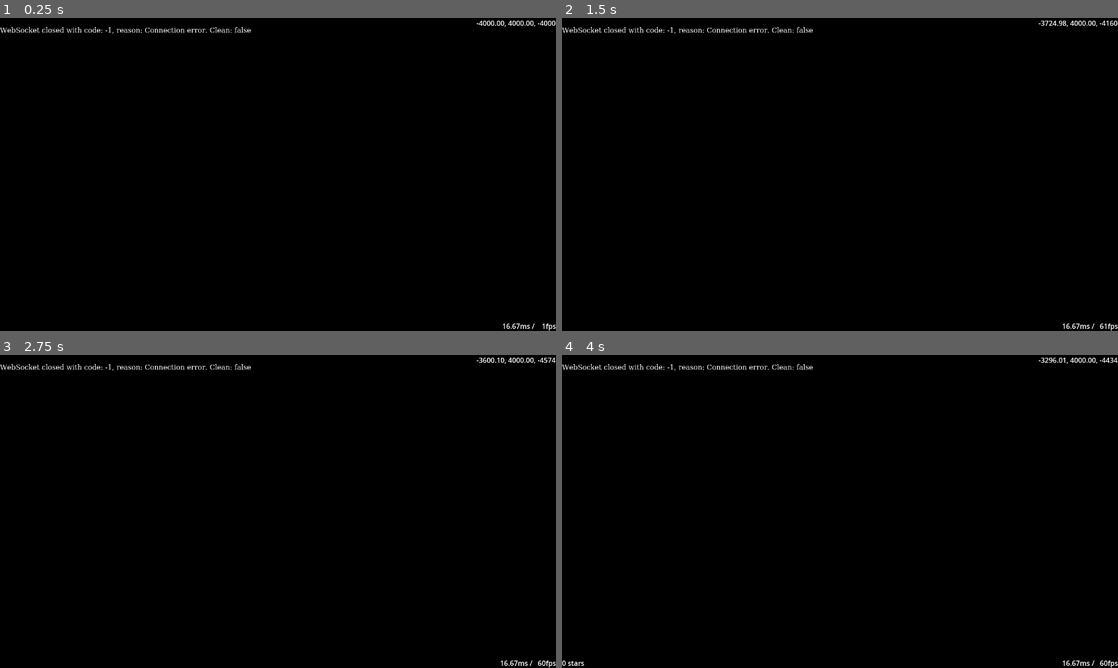
Above: before the commit, frames 1-4 (two rows, left to right).
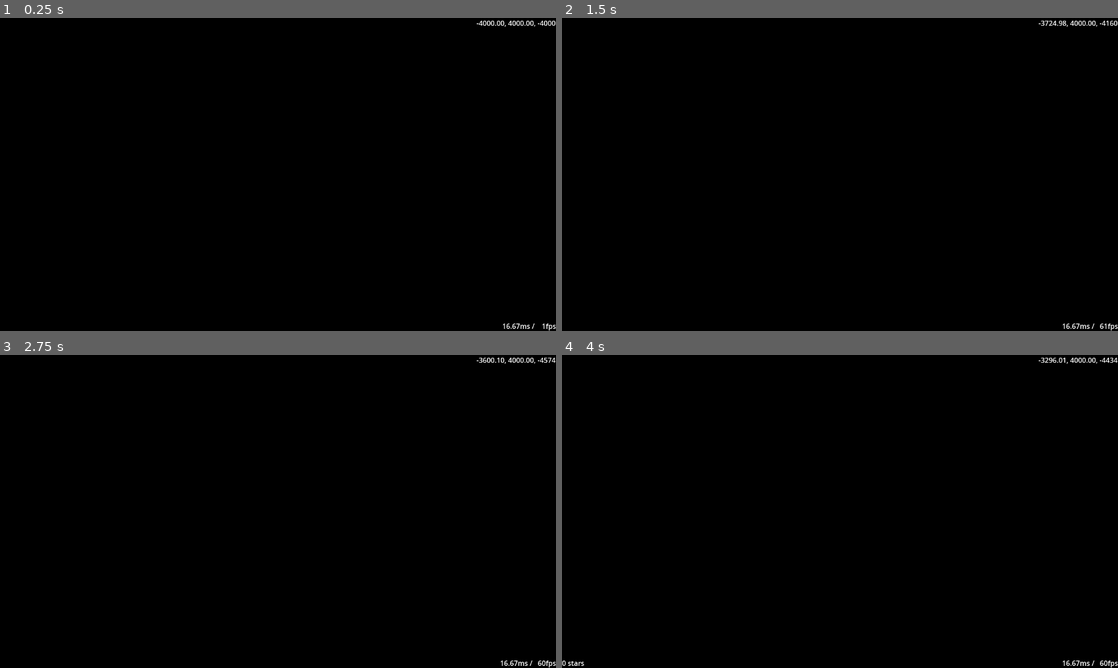
Above: after the commit, the same moments.

Repository: HansAcker/eddn-godot
Game: Godot game, scene res://Main.tscn
Two runs of this game, one before a commit and one after it. Both use one fixed random seed, a clock stepped at 60 frames per second and the inputs below.
Inputs (mouse positions are in pixels of both pictures, inside the frame that each line leads up to):
- Up to frame 1 (0.25 s): no input
- Up to frame 2 (1.5 s): tap Enter at 0.5 s; move the mouse to (962, 158) at 0.52 s; hold D (move_right) 0.53-1.28 s; hold C (look_down) 0.53-1.28 s; tap Q (look_left) at 0.8, 1.35 s; move the mouse to (728, 190) at 1.27 s; hold S (move_back) from 1.28 s (still down)
- Up to frame 3 (2.75 s): tap E (look_right) at 1.55 s; move the mouse to (333, 442) at 2.02 s; release S (move_back) at 2.03 s; hold D (move_right) from 2.03 s (still down); hold E (look_right) from 2.03 s (still down); tap Z (look_up) at 2.3 s
- Up to frame 4 (4 s): move the mouse to (812, 574) at 2.77 s; release D (move_right) at 2.78 s; release E (look_right) at 2.78 s; hold W (move_forward) 2.78-3.53 s; tap Z (look_up) at 2.85 s; tap C (look_down) at 3.05 s; move the mouse to (1006, 558) at 3.52 s; hold A (move_left) from 3.53 s (still down); hold Delete (clear) from 3.53 s (still down); tap Q (look_left) at 3.8 s

The runs differ from the first frame. In frame 1, 0.4% of the frame differs, in the area x 0-46%, y 2-6%; in frame 2, 0.4%; in frame 3, 0.4%; in frame 4, 0.4%.

Commit message:
typecasting $Camera

Diff:
--- a/Main.gd
+++ b/Main.gd
@@ -22,7 +22,7 @@
 
 
 ## Save initial camera view
-@onready var camera_home: Transform3D = $Camera.transform
+@onready var camera_home: Transform3D = ($Camera as Node3D).transform
 
 
 func _unhandled_input(event: InputEvent) -> void:
@@ -73,6 +73,8 @@
 
 func _physics_process(delta: float) -> void:
 	var camera_vector := Vector3.ZERO
+	var camera := $Camera as Camera3D
+
 #	var camera_transform := $Camera.transform as Transform3D
 #	var camera_changed := false
 
@@ -103,9 +105,9 @@
 
 	if camera_vector.length():
 		## adjust to camera rotation
-		camera_vector = camera_vector.rotated(Vector3.UP, $Camera.rotation.y)
-		#$Camera.translate(camera_vector * camera_movement_speed * delta)
-		$Camera.transform = $Camera.transform.translated(camera_vector * camera_movement_speed * delta)
+		camera_vector = camera_vector.rotated(Vector3.UP, camera.rotation.y)
+		#camera.translate(camera_vector * camera_movement_speed * delta)
+		camera.transform = camera.transform.translated(camera_vector * camera_movement_speed * delta)
 		camera_vector = Vector3.ZERO
 
 
@@ -117,40 +119,40 @@
 		camera_vector += Vector3.BACK * Input.get_action_strength(&"zoom_out")
 
 	if camera_vector.length():
-		#$Camera.translate_object_local(camera_vector * camera_movement_speed * delta)
-		$Camera.transform = $Camera.transform.translated_local(camera_vector * camera_movement_speed * delta)
+		#camera.translate_object_local(camera_vector * camera_movement_speed * delta)
+		camera.transform = camera.transform.translated_local(camera_vector * camera_movement_speed * delta)
 		camera_vector = Vector3.ZERO
 
 
 	## Left/right rotates around global y axis
 	if Input.is_action_pressed(&"look_left"):
-		$Camera.rotate(Vector3.UP, deg_to_rad(camera_rotation_speed * Input.get_action_strength(&"look_left") * delta))
+		camera.rotate(Vector3.UP, deg_to_rad(camera_rotation_speed * Input.get_action_strength(&"look_left") * delta))
 #		camera_vector += Vector3.UP
 
 	if Input.is_action_pressed(&"look_right"):
-		$Camera.rotate(Vector3.DOWN, deg_to_rad(camera_rotation_speed * Input.get_action_strength(&"look_right") * delta))
+		camera.rotate(Vector3.DOWN, deg_to_rad(camera_rotation_speed * Input.get_action_strength(&"look_right") * delta))
 #		camera_vector += Vector3.DOWN
 
 #	if camera_vector.length():
-#		$Camera.rotate(camera_vector.normalized(), deg_to_rad(camera_rotation_speed * delta))
+#		camera.rotate(camera_vector.normalized(), deg_to_rad(camera_rotation_speed * delta))
 #		camera_vector = Vector3.ZERO
 
 
 	## Up/down rotates around local x axis
 	if Input.is_action_pressed(&"look_up"):
-		$Camera.rotate_object_local(Vector3.LEFT, deg_to_rad(camera_rotation_speed * Input.get_action_strength(&"look_up") * delta))
+		camera.rotate_object_local(Vector3.LEFT, deg_to_rad(camera_rotation_speed * Input.get_action_strength(&"look_up") * delta))
 #		camera_vector += Vector3.LEFT
 
 	if Input.is_action_pressed(&"look_down"):
-		$Camera.rotate_object_local(Vector3.RIGHT, deg_to_rad(camera_rotation_speed * Input.get_action_strength(&"look_down") * delta))
+		camera.rotate_object_local(Vector3.RIGHT, deg_to_rad(camera_rotation_speed * Input.get_action_strength(&"look_down") * delta))
 #		camera_vector += Vector3.RIGHT
 
 #	if camera_vector.length():
-#		$Camera.rotate_object_local(camera_vector.normalized(), deg_to_rad(camera_rotation_speed * delta))
+#		camera.rotate_object_local(camera_vector.normalized(), deg_to_rad(camera_rotation_speed * delta))
 #		camera_vector = Vector3.ZERO
 
 #	if camera_changed:
-#		$Camera.transform = camera_transform
+#		camera.transform = camera_transform
 
 
 func _process(delta: float) -> void:
